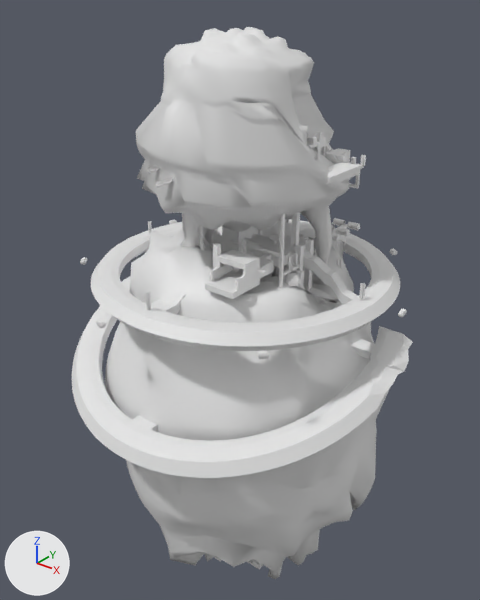
Two versions of the Blender file Assets/ImportedAssets/TitleScreenAssets/meteor3newVer2.blend, one commit apart.
Camera for both pictures: a 50 mm camera at (38.5, -44.2, 40.6) aimed at (0.0, 3.9, 10.8). The axes (+X, +Y, +Z) are drawn at lower left. The lights are the same throughout. Materials are left out; every surface is plain grey.

The scene before the commit, as lines of its bpy script (objects in view):
```python
me_cube_005 = bpy.data.meshes.new('Cube.005')
me_cube_005.from_pydata(...)  # 449 vertices, 352 faces; spans x -7.2..19.7, y -13.8..12.6, z -3.6..10.3
me_cube_005.materials.append(mat_outstationstartscreen_1)
me_landscape_001 = bpy.data.meshes.new('Landscape.001')
me_landscape_001.from_pydata(...)  # 1128 vertices, 2106 faces; spans x -16.0..13.7, y -14.9..15.0, z -19.0..28.7
# faces by material slot: [2105, 1]
me_landscape_001.materials.append(mat_outstationstartscreen_002)
me_landscape_001.materials.append(mat_outstationstartscreen_1)
me_landscape_003 = bpy.data.meshes.new('Landscape.003')
me_landscape_003.from_pydata(...)  # 1257 vertices, 2258 faces; spans x -17.2..16.1, y -16.1..17.1, z -31.5..17.8
me_landscape_003.polygons.foreach_set('use_smooth', [True] * 2258)
me_landscape_003.materials.append(mat_outstationstartscreen_001)
ob_lightbig = bpy.data.objects.new('lightBig', me_cube_005)
ob_lightbig.location = (7.4, 2.3, 18.1)
ob_lightbig.rotation_euler = (0.0, 0.0, -3.141)  # degrees (0, 0, -180)
ob_rock = bpy.data.objects.new('rock', me_landscape_003)
ob_rock.location = (1.1, 2.8, 3.4)
ob_rock.scale = (0.883, 0.883, 0.883)
ob_rockabove = bpy.data.objects.new('rockabove', me_landscape_001)
ob_rockabove.location = (1.1, 2.8, 28.2)
ob_rockabove.rotation_euler = (0.0, 3.229, 0.0)  # degrees (0, 185, 0)
ob_rockabove.scale = (0.677, 0.678, 0.454)
# also in view: 'mainStryct' at (1.4, 1.6, 13.0); 'mainStryct.001' at (-10.8, 0.6, 14.8); 'ELEVATORGLLOR2' at (7.2, 5.7, 23.5)
```
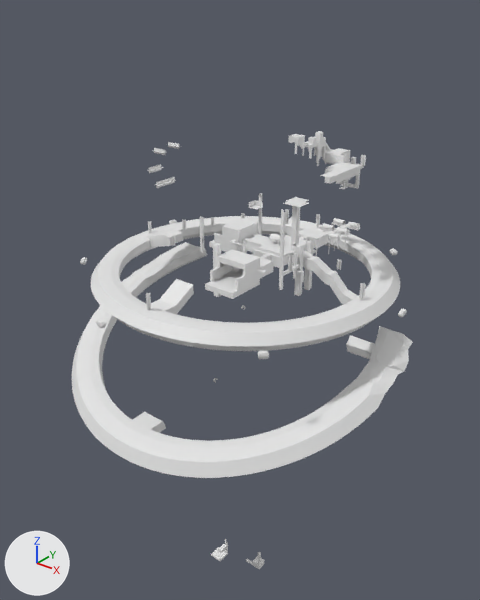
Changed parts and their boxes [x1, y1, x2, y2] in the pictures (480 x 600 px):
'rock', hidden
    before: [105, 221, 390, 579]
'rockabove', hidden
    before: [136, 27, 349, 286]

The change, as a list of edits to the scene's bpy script:
```text
Change ob_rock:
    add ob_rock.hide_set(True)
Change ob_rockabove:
    add ob_rockabove.hide_set(True)
```
